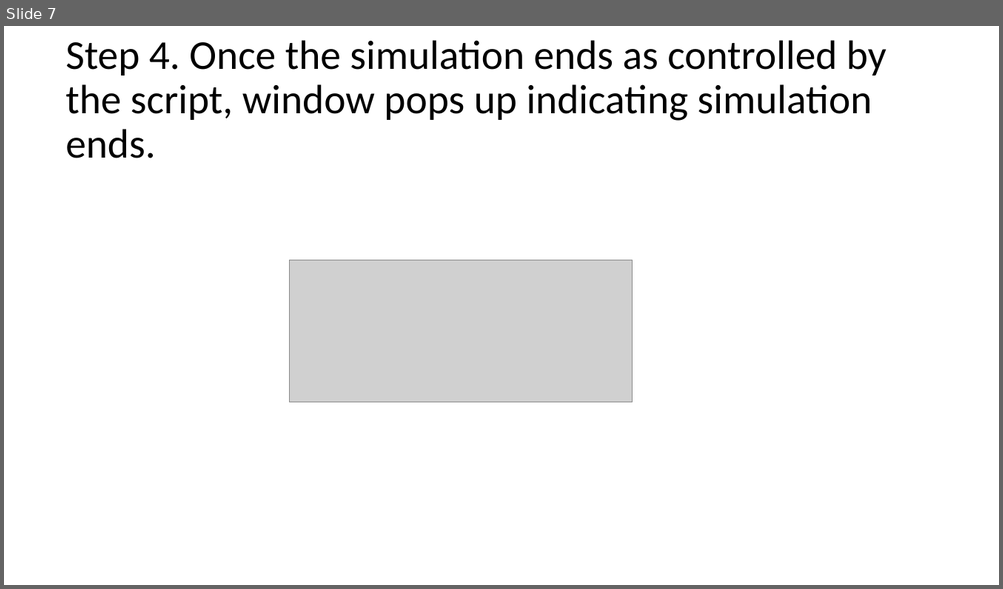
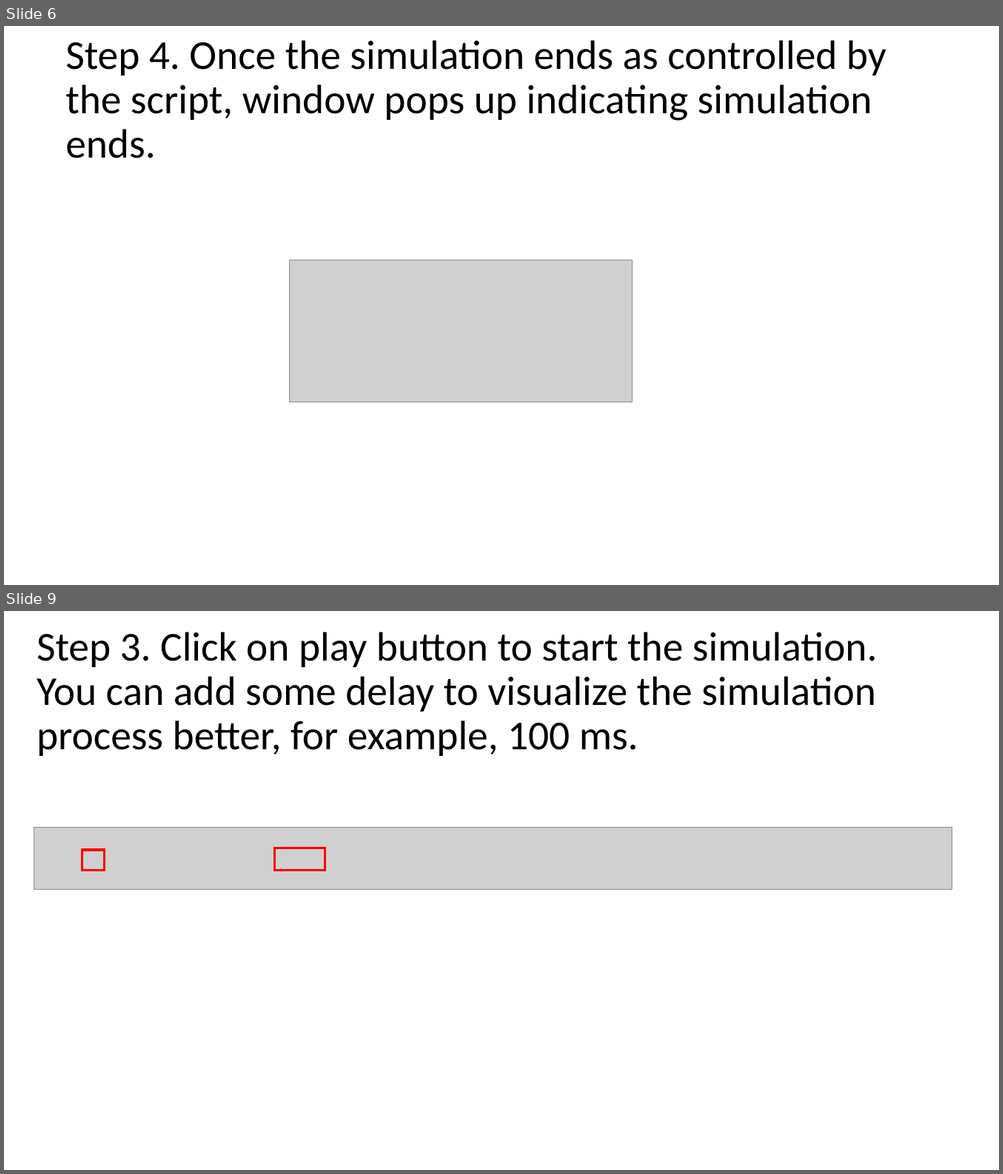
Before and after one commit to PAWorkzoneAutomation/TrafficSimulators_GettingStartedWithDifferrentSimulators_GettingStartedWithSUMO, a slide deck: Documents/How to talk to SUMO through python API.pptx. Shown one above the other, each under a label of ours: slide 7 before the commit, slides 6 and 9 after it; the slides between them are not shown. The pictures are 1003x589 and 1003x1174 pixels, drawn with LibreOffice and Linux fonts; fonts in the diff are those of the drawing; grey boxes stand for pictures. Boxes give left, top, right and bottom in pixels: in the first picture for what was removed or moved away, otherwise in the second. Text is boxed around its words. In the diff, an @@ line names an element or a change of style, - is before the commit and + after.

```diff
--- a/Documents/How to talk to SUMO through python API.pptx
+++ b/Documents/How to talk to SUMO through python API.pptx
@@ slide 9 added at <box>4,611,999,1170</box>, background #FFFFFF @@
@@ title added at <box>37,632,877,756</box>, 39.6 pt, text #000000 @@
+Step 3. Click on play button to start the simulation. You can add some delay to visualize the simulation process better, for example, 100 ms.
@@ picture added at <box>34,827,951,889</box> @@
@@ rectangle added at <box>82,850,105,870</box>, outline #FF0000 2.25 pt @@
@@ rectangle added at <box>275,849,326,870</box>, outline #FF0000 2.25 pt @@
@@ what was slide 7 is now slide 6 @@
```
Also in this commit, not shown: 5 slides changed, 4 other slides added, 1 slide removed.
